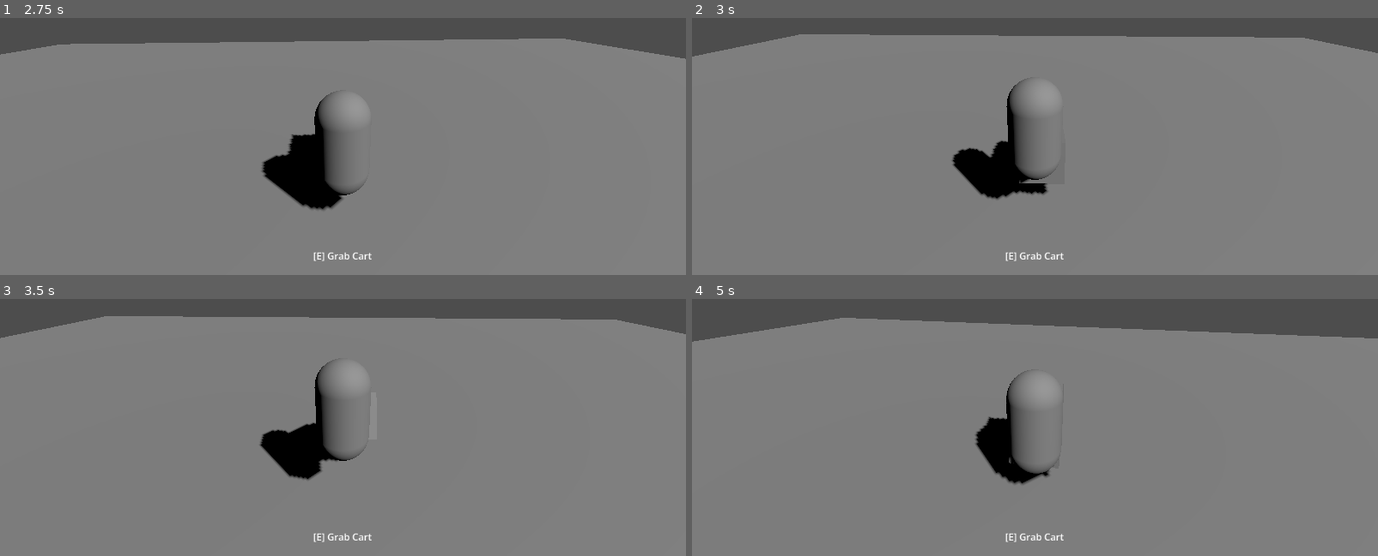
Above: before the commit, frames 1-4 (two rows, left to right).
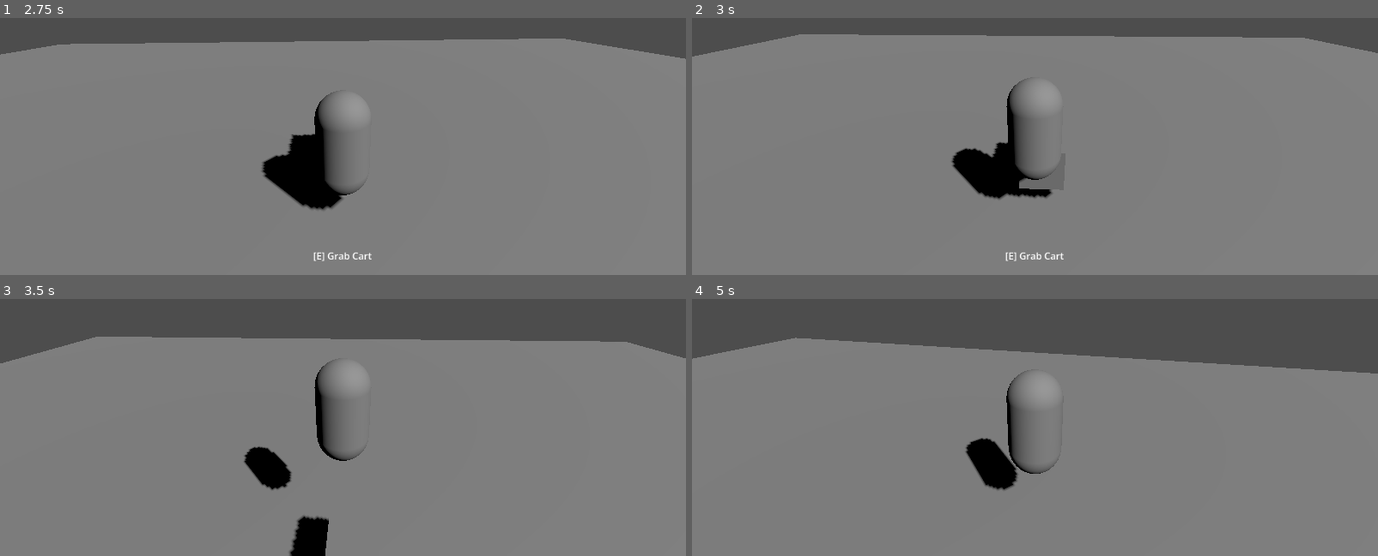
Above: after the commit, the same moments.

Repository: miles5g/paletero
Game: Godot game, scene res://world.tscn
The game is run twice, just before and just after one commit, with the same random seed, the same clock (stepped at 60 frames per second) and the same inputs.
Inputs (mouse positions are in pixels of both pictures, inside the frame that each line leads up to):
- Up to frame 1 (2.75 s): tap Enter at 0.5 s; move the mouse to (377, 82) at 0.52 s; hold Ctrl (crouch) 0.53-1.28 s; hold W (move_forward) from 0.53 s (still down); click (377, 82) at 0.67 s; tap Space (jump) at 0.77, 1.52 s; move the mouse to (308, 84) at 1.27 s; tap E (interact) at 1.35 s; move the mouse to (356, 77) at 2.02 s; hold Shift (sprint) from 2.03 s (still down)
- Up to frame 2 (3 s): keep holding W (move_forward); tap Space (jump) at 2.75 s; move the mouse to (1028, 89) at 2.77 s; release Shift (sprint) at 2.78 s; tap Ctrl (crouch) at 2.85 s; click (1028, 89) at 2.92 s
- Up to frame 3 (3.5 s): keep holding W (move_forward); tap Space (jump) at 3.02 s
- Up to frame 4 (5 s): keep holding W (move_forward); move the mouse to (1083, 368) at 3.52 s; tap E (interact) at 3.6 s; tap Space (jump) at 3.77, 4.52 s; move the mouse to (980, 358) at 4.27 s; tap Shift (sprint) at 4.35 s

Frame 1 is identical in both runs. In frame 2, 0.4% of the frame differs, in the area x 2-82%, y 6-71%; in frame 3, 11%; in frame 4, 11%, in the area x 0-100%, y 7-95%.

Commit message:
Cart faces away from player; hitch smoothing and push arms
Steer cart yaw in integrate_forces so local -Z aligns with horizontal
vector from player to cart. Hitch uses smoothed forward, separate
vertical spring, wobble, and distance from grab; add procedural push
arm meshes. World tweaks for cart spawn/physics as needed.

Co-authored-by: Cursor <cursoragent@cursor.com>

Diff:
--- a/cart.gd
+++ b/cart.gd
@@ -2,9 +2,13 @@
 
 ## Local X is treated as sideways slide; multiply by this each physics step (0.1 ~= 90% reduction).
 @export var sideways_velocity_retention: float = 0.1
+## Yaw torque so cart local -Z faces horizontally away from the player (front “outward”).
+@export var front_yaw_strength: float = 42.0
+@export var front_yaw_max_impulse: float = 9.0
 
 var _handle_zone: Area3D
 var _interaction_area: Area3D
+var _physics_dt: float = 1.0 / 60.0
 
 func _ready() -> void:
 	add_to_group("carts")
@@ -41,6 +45,9 @@
 	_interaction_area.body_entered.connect(_on_interaction_area_body_entered)
 	_interaction_area.body_exited.connect(_on_interaction_area_body_exited)
 	call_deferred("_sync_area_masks_to_player_layer")
+
+func _physics_process(delta: float) -> void:
+	_physics_dt = delta
 
 func _sync_area_masks_to_player_layer() -> void:
 	var w := get_parent()
@@ -79,6 +86,30 @@
 	var local_v: Vector3 = state.transform.basis.inverse() * state.linear_velocity
 	local_v.x *= sideways_velocity_retention
 	state.linear_velocity = state.transform.basis * local_v
+	_steer_cart_front_away_from_player(state)
+
+func _steer_cart_front_away_from_player(state: PhysicsDirectBodyState3D) -> void:
+	var w := get_parent()
+	if w == null:
+		return
+	var player := w.get_node_or_null("Player") as Node3D
+	if player == null:
+		return
+	var away := state.transform.origin - player.global_position
+	away.y = 0.0
+	if away.length_squared() < 0.04:
+		return
+	away = away.normalized()
+	var fwd := -state.transform.basis.z
+	fwd.y = 0.0
+	if fwd.length_squared() < 0.01:
+		return
+	fwd = fwd.normalized()
+	var angle := fwd.signed_angle_to(away, Vector3.UP)
+	if absf(angle) < 0.02:
+		return
+	var impulse := clampf(angle * front_yaw_strength * _physics_dt, -front_yaw_max_impulse, front_yaw_max_impulse)
+	state.apply_torque_impulse(Vector3.UP * impulse)
 
 func is_player_in_handle_zone(player: CharacterBody3D) -> bool:
 	if _handle_zone == null:
--- a/player.gd
+++ b/player.gd
@@ -8,15 +8,24 @@
 
 @export var push_force: float = 2.0
 @export var mouse_sensitivity: float = 0.0025
-## Virtual hitch: pulls cart toward the anchor relative to the player (works with CharacterBody3D + Jolt).
-@export var hitch_spring: float = 2200.0
+## Virtual hitch: pulls cart toward a point in front of the player (CharacterBody3D + Jolt).
+@export var hitch_spring: float = 1800.0
 @export var hitch_damping: float = 95.0
+## Vertical pull vs horizontal (so cart can wobble on the ground without fighting XZ).
+@export var hitch_vertical_spring: float = 520.0
+## How fast the hitch “looks” direction catches your facing (lower = more lag after fast 180° turns).
+@export var hitch_forward_track: float = 4.5
+## Small sideways oscillation of the target (meters).
+@export var hitch_wobble_amplitude: float = 0.06
 var gravity = ProjectSettings.get_setting("physics/3d/default_gravity")
 
 var is_pushing: bool = false
 var current_cart: RigidBody3D = null
-## Cart center relative to player in player-local axes (XZ follow, Y keeps height relationship).
-var _hitch_cart_local: Vector3 = Vector3.ZERO
+var _hitch_distance: float = 2.0
+## Smoothed horizontal forward used for “in front” target (lags body/camera yaw).
+var _hitch_forward_smooth: Vector3 = Vector3.ZERO
+## Cart Y offset from player at grab (preserves relative height).
+var _hitch_dy: float = 0.0
 var can_interact: bool = false
 
 var _mesh_instance: MeshInstance3D
@@ -26,6 +35,8 @@
 var _stand_mesh_height: float
 var _stand_shape_height: float
 var _camera: Camera3D
+var _push_arm_l: MeshInstance3D = null
+var _push_arm_r: MeshInstance3D = null
 
 func _ready() -> void:
 	Input.mouse_mode = Input.MOUSE_MODE_CAPTURED
@@ -95,7 +106,8 @@
 
 	if is_pushing and current_cart != null:
 		current_cart.sleeping = false
-		_apply_hitch_forces()
+		_apply_hitch_forces(delta)
+		_update_push_arms_visual()
 
 	for i in get_slide_collision_count():
 		var collision = get_slide_collision(i)
@@ -122,21 +134,118 @@
 	current_cart = cart
 	is_pushing = true
 	add_collision_exception_with(cart)
-	_hitch_cart_local = global_transform.basis.inverse() * (cart.global_position - global_position)
+	var to_cart_xz := cart.global_position - global_position
+	to_cart_xz.y = 0.0
+	_hitch_distance = clampf(to_cart_xz.length(), 1.35, 3.4)
+	_hitch_dy = cart.global_position.y - global_position.y
+	var face := -global_transform.basis.z
+	face.y = 0.0
+	if face.length_squared() < 1e-5:
+		face = Vector3(0, 0, -1)
+	_hitch_forward_smooth = face.normalized()
 	cart.freeze = false
 	cart.sleeping = false
 	cart.can_sleep = false
-
-func _apply_hitch_forces() -> void:
+	_create_push_arms()
+
+func _new_push_arm_mesh(arm_name: String) -> MeshInstance3D:
+	var mi := MeshInstance3D.new()
+	mi.name = arm_name
+	var cyl := CylinderMesh.new()
+	cyl.height = 1.0
+	cyl.top_radius = 0.048
+	cyl.bottom_radius = 0.048
+	cyl.radial_segments = 10
+	mi.mesh = cyl
+	var mat := StandardMaterial3D.new()
+	mat.albedo_color = Color(0.7, 0.52, 0.42)
+	mat.roughness = 0.9
+	mi.material_override = mat
+	mi.cast_shadow = GeometryInstance3D.SHADOW_CASTING_SETTING_ON
+	return mi
+
+func _create_push_arms() -> void:
+	_destroy_push_arms()
+	_push_arm_l = _new_push_arm_mesh("PushArmL")
+	_push_arm_r = _new_push_arm_mesh("PushArmR")
+	add_child(_push_arm_l)
+	add_child(_push_arm_r)
+
+func _destroy_push_arms() -> void:
+	if _push_arm_l != null and is_instance_valid(_push_arm_l):
+		_push_arm_l.queue_free()
+	if _push_arm_r != null and is_instance_valid(_push_arm_r):
+		_push_arm_r.queue_free()
+	_push_arm_l = null
+	_push_arm_r = null
+
+func _stretch_arm_between(mi: MeshInstance3D, from: Vector3, to: Vector3) -> void:
+	var dir := to - from
+	var h := dir.length()
+	var cyl := mi.mesh as CylinderMesh
+	if h < 0.02:
+		mi.visible = false
+		return
+	mi.visible = true
+	cyl.height = h
+	var y_axis := dir / h
+	var x_axis := y_axis.cross(global_transform.basis.z)
+	if x_axis.length_squared() < 1e-6:
+		x_axis = y_axis.cross(global_transform.basis.x)
+	if x_axis.length_squared() < 1e-6:
+		x_axis = Vector3.RIGHT
+	x_axis = x_axis.normalized()
+	var z_axis := x_axis.cross(y_axis).normalized()
+	x_axis = y_axis.cross(z_axis).normalized()
+	mi.global_position = from + dir * 0.5
+	mi.global_basis = Basis(x_axis, y_axis, z_axis)
+
+func _update_push_arms_visual() -> void:
 	if current_cart == null or not is_instance_valid(current_cart):
 		return
-	var desired := global_position + global_transform.basis * _hitch_cart_local
+	if _push_arm_l == null or _push_arm_r == null:
+		return
+	var b := global_transform.basis
+	var left_shoulder := global_position + b * Vector3(-0.42, 0.92, 0.08)
+	var right_shoulder := global_position + b * Vector3(0.42, 0.92, 0.08)
+	var handle_gp: Vector3
+	var hz := current_cart.get_node_or_null("HandleZone") as Node3D
+	if hz != null and hz.is_inside_tree():
+		handle_gp = hz.global_position
+	else:
+		var cb := current_cart.global_transform.basis
+		handle_gp = current_cart.global_position + cb * Vector3(0.0, 0.45, 0.75)
+	_stretch_arm_between(_push_arm_l, left_shoulder, handle_gp)
+	_stretch_arm_between(_push_arm_r, right_shoulder, handle_gp)
+
+func _apply_hitch_forces(delta: float) -> void:
+	if current_cart == null or not is_instance_valid(current_cart):
+		return
+	var face := -global_transform.basis.z
+	face.y = 0.0
+	if face.length_squared() < 1e-5:
+		face = _hitch_forward_smooth
+	face = face.normalized()
+	var alpha := 1.0 - exp(-hitch_forward_track * delta)
+	_hitch_forward_smooth = _hitch_forward_smooth.lerp(face, alpha)
+	if _hitch_forward_smooth.length_squared() < 1e-5:
+		_hitch_forward_smooth = face
+	else:
+		_hitch_forward_smooth = _hitch_forward_smooth.normalized()
+	var right := Vector3(-_hitch_forward_smooth.z, 0.0, _hitch_forward_smooth.x).normalized()
+	var wob := sin(Time.get_ticks_msec() * 0.0017) * hitch_wobble_amplitude
+	var target_xz := global_position + _hitch_forward_smooth * _hitch_distance + right * wob
+	var desired := Vector3(target_xz.x, global_position.y + _hitch_dy, target_xz.z)
 	var err: Vector3 = desired - current_cart.global_position
 	var v := current_cart.linear_velocity
-	var damp := Vector3(v.x, 0.0, v.z) * hitch_damping
-	current_cart.apply_central_force(err * hitch_spring - damp)
+	var damp_h := Vector3(v.x, 0.0, v.z) * hitch_damping
+	var damp_v := Vector3(0.0, v.y, 0.0) * hitch_damping * 0.35
+	current_cart.apply_central_force(
+		Vector3(err.x, 0.0, err.z) * hitch_spring + Vector3(0.0, err.y, 0.0) * hitch_vertical_spring - damp_h - damp_v
+	)
 
 func _detach_from_cart() -> void:
+	_destroy_push_arms()
 	var cart := current_cart
 	if cart != null:
 		cart.can_sleep = true
--- a/world.gd
+++ b/world.gd
@@ -43,10 +43,12 @@
 	var cart = RigidBody3D.new()
 	cart.name = "Cart"
 	cart.mass = 30.0
-	cart.linear_damp = 1.0
-	cart.angular_damp = 2.0
+	cart.linear_damp = 1.2
+	# Resist tipping; COM low in local space = bottom-heavy (still tips on steep slopes).
+	cart.angular_damp = 7.5
 	cart.center_of_mass_mode = RigidBody3D.CENTER_OF_MASS_MODE_CUSTOM
-	cart.center_of_mass = Vector3(0, 0, -0.5)
+	# Box is 1m tall centered at origin: put mass well below center, slightly toward the rear wheels.
+	cart.center_of_mass = Vector3(0.0, -0.44, -0.18)
 	cart.set_script(load("res://cart.gd"))
 	cart.position = Vector3(0, 1, -5) # 5 meters in front of center
 
